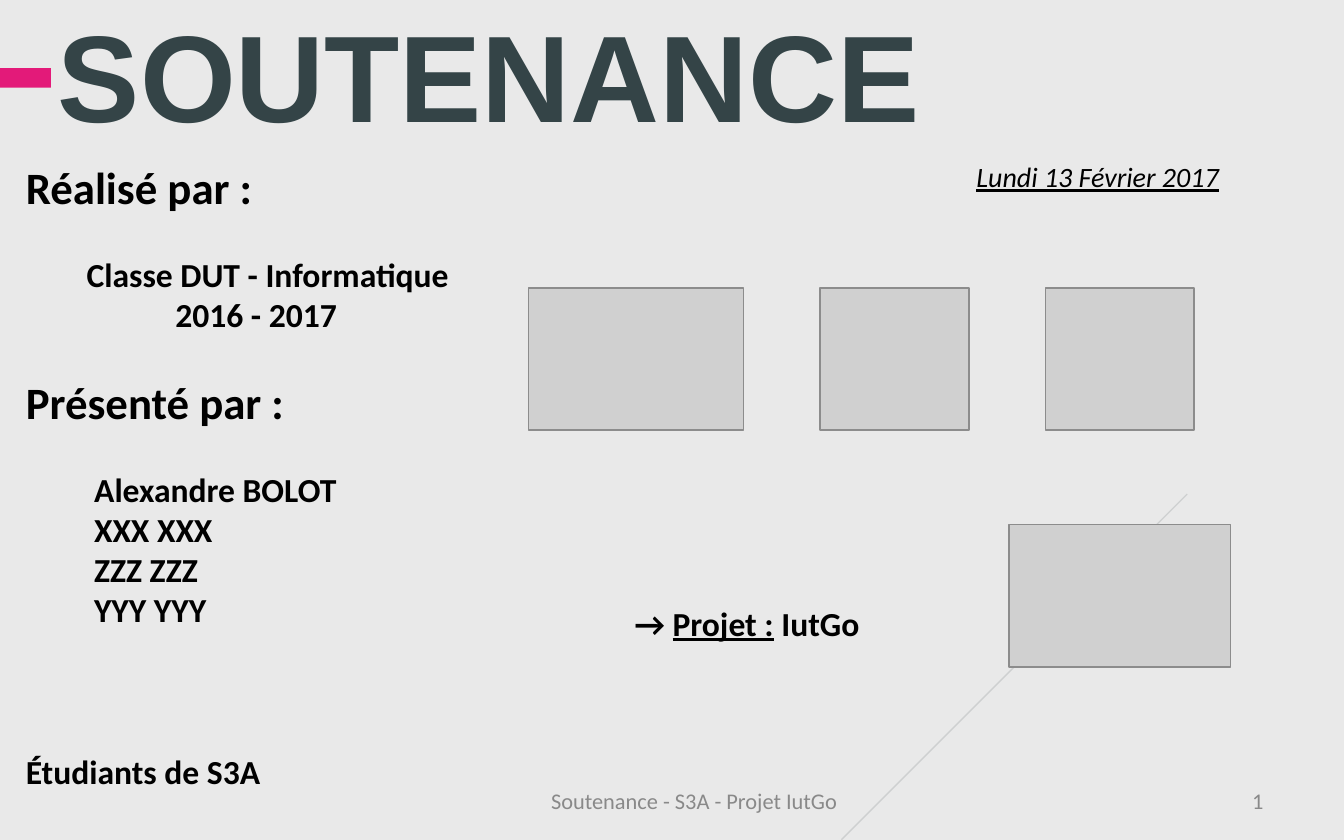
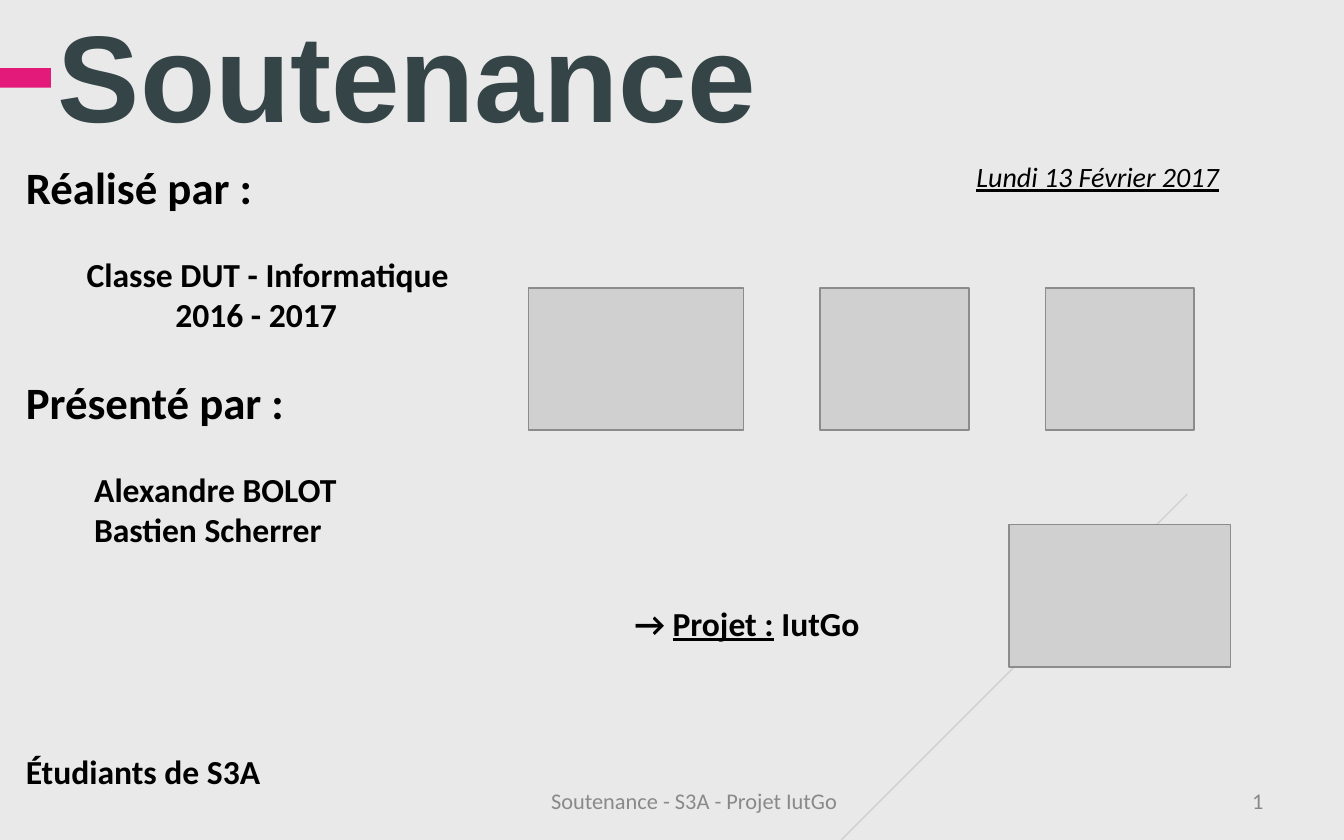
Before and after one commit to iuts3a/IUTGo, a slide deck: slide 1 of Soutenance/Soutenance-IutGo.ppt. Drawn at 1344x840 pixels with LibreOffice and Linux fonts; fonts in the diff are those of the drawing; grey boxes stand for pictures; background and template pictures are left out. Boxes give left, top, right and bottom in pixels: in the first picture for what was removed or moved away, otherwise in the second. Text is boxed around its words. In the diff, an @@ line names an element or a change of style, - is before the commit and + after.

```diff
--- a/Soutenance/Soutenance-IutGo.ppt
+++ b/Soutenance/Soutenance-IutGo.ppt
@@ title at (58,36,756,123): text changed @@
-SOUTENANCE
+Soutenance
@@ text at (94,518,322,543): text changed @@
-XXX XXX
-ZZZ ZZZ
-YYY YYY
+Bastien Scherrer
```
Also in this commit, not shown: 9 other slides changed, 3 other files.
